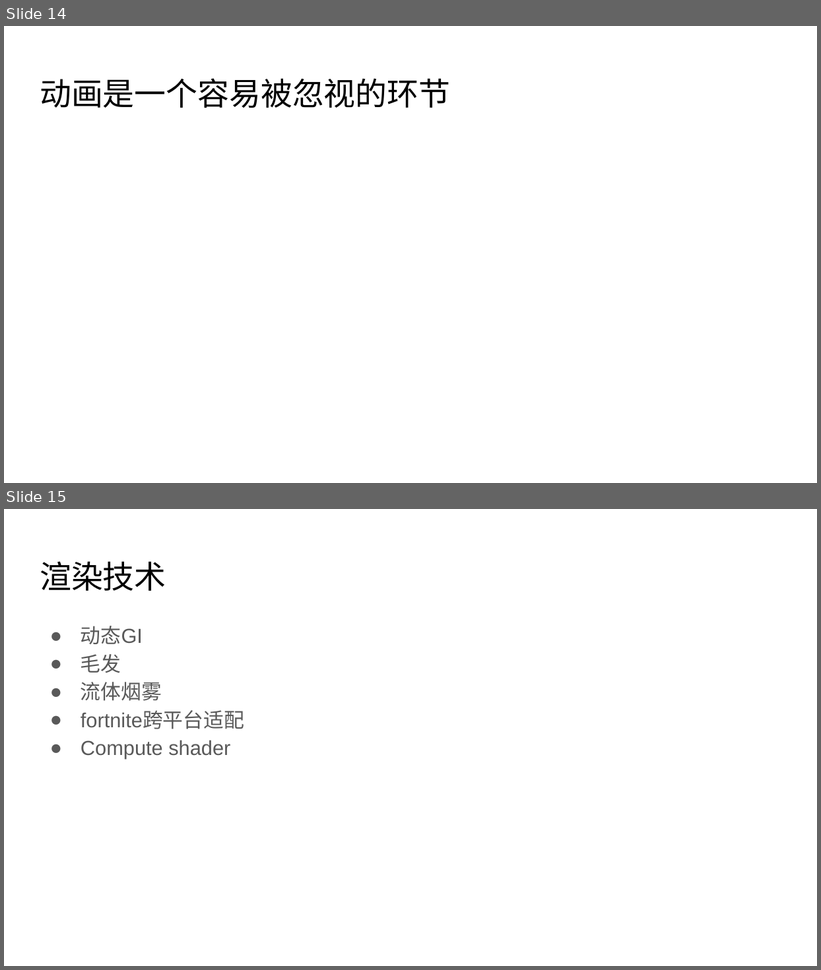
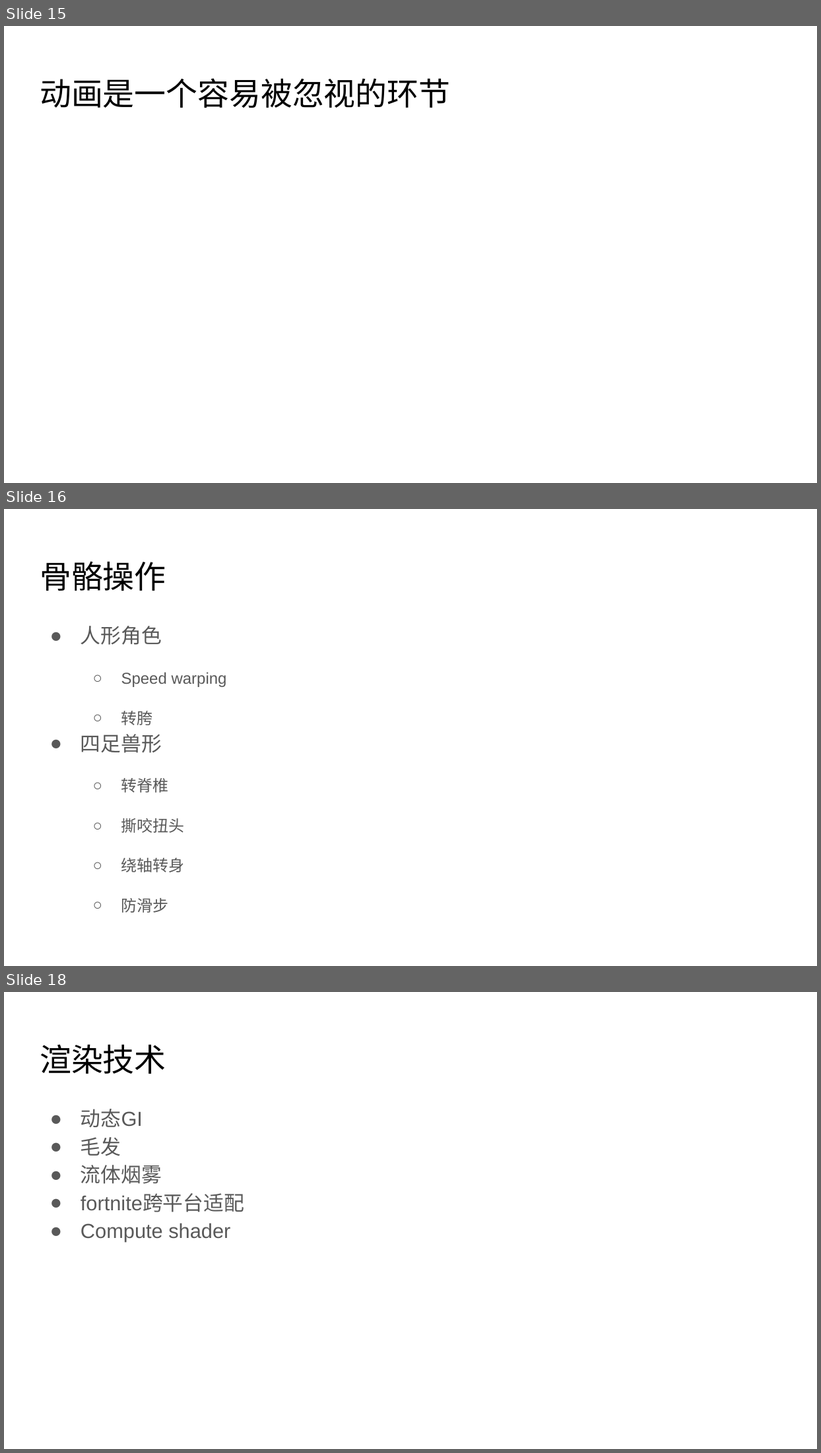
Before and after one commit to zwywilliam/docs_backup, a slide deck: b1分享.pptx. Shown one above the other, each under a label of ours: slides 14 and 15 before the commit, slides 15, 16 and 18 after it; the slides between them are not shown. The pictures are 821x970 and 821x1453 pixels, drawn with LibreOffice and Linux fonts; fonts in the diff are those of the drawing. Boxes give left, top, right and bottom in pixels: in the first picture for what was removed or moved away, otherwise in the second. Text is boxed around its words. In the diff, an @@ line names an element or a change of style, - is before the commit and + after.

```diff
--- a/b1分享.pptx
+++ b/b1分享.pptx
@@ slide 16 added at (4, 509, 817, 966), background #FFFFFF @@
@@ title added at (40, 561, 166, 591), 28 pt, text #000000 @@
+骨骼操作
@@ text added at (81, 626, 227, 913), 14 pt, text #595959 @@
+● 人形角色
+  ○ Speed warping
+  ○ 转胯
+● 四足兽形
+  ○ 转脊椎
+  ○ 撕咬扭头
+  ○ 绕轴转身
+  ○ 防滑步
@@ what was slide 14 is now slide 15 @@
@@ what was slide 15 is now slide 18 @@
```
Also in this commit, not shown: 3 slides changed, 2 other slides added.
